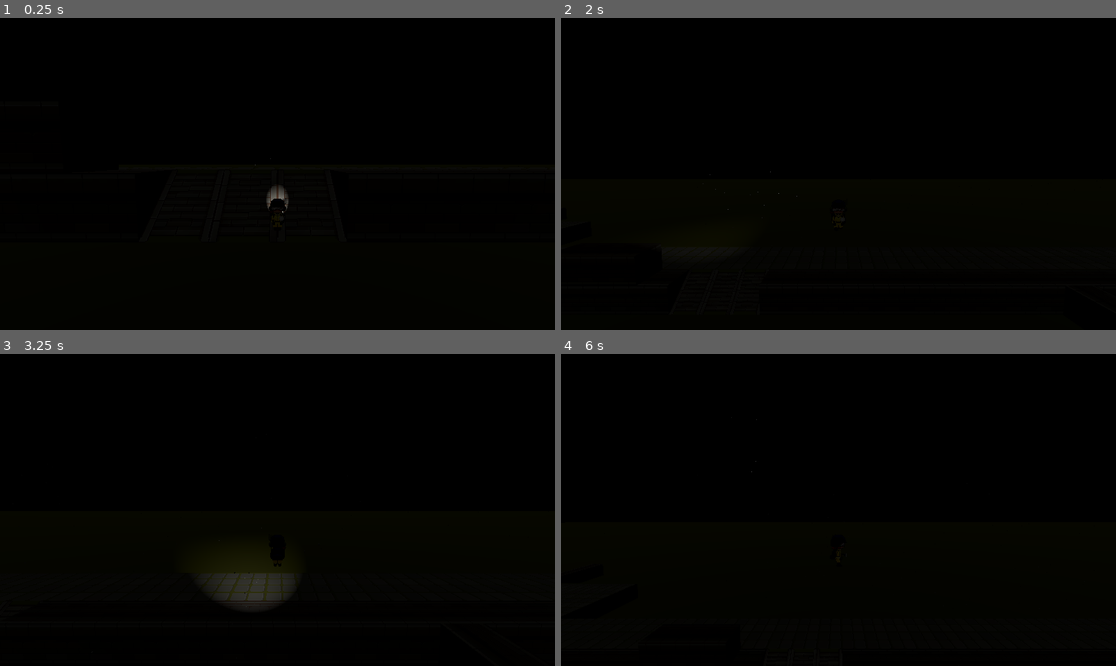
Above: before the commit, frames 1-4 (two rows, left to right).
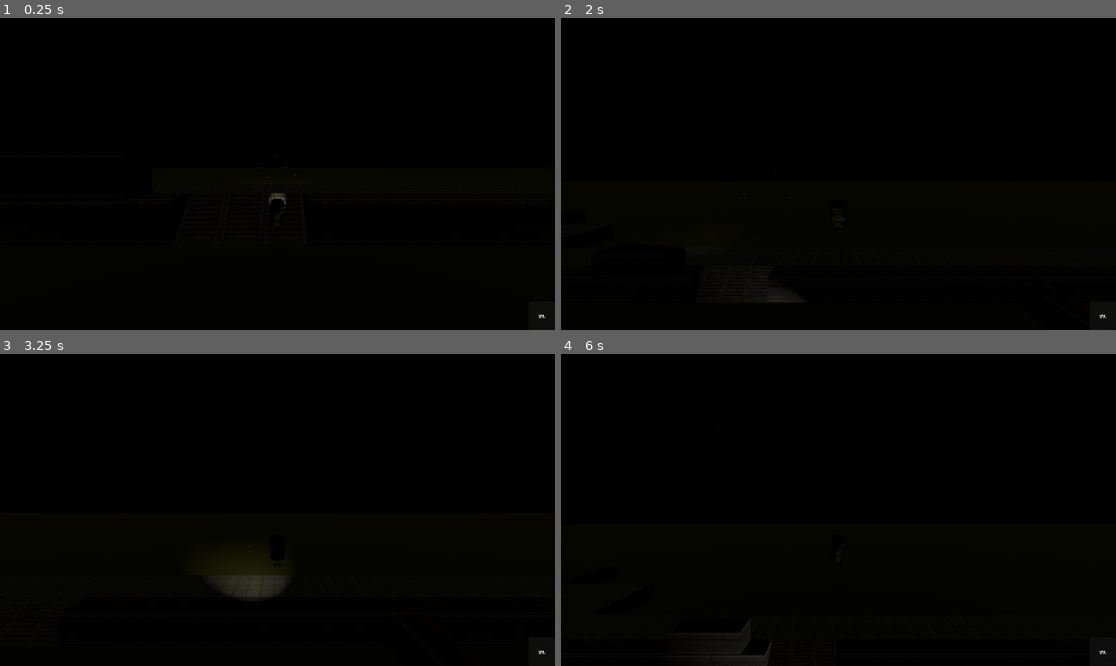
Above: after the commit, the same moments.

Repository: Ix-Tap3/Unlight
Game: Godot game, scene res://TEST.tscn
Two runs of this game, one before a commit and one after it. Both use one fixed random seed, a clock stepped at 60 frames per second and the inputs below. This scene is started directly instead of the project's main scene.
Inputs (mouse positions are in pixels of both pictures, inside the frame that each line leads up to):
- Up to frame 1 (0.25 s): no input
- Up to frame 2 (2 s): tap Enter (ui_accept) at 0.5, 0.77, 1.25, 1.52 s; move the mouse to (960, 158) at 0.52 s; hold D (right) 0.53-1.28 s; tap Mouse wheel down (lightsizedown) at 0.6 s; move the mouse to (727, 189) at 1.27 s; hold S (down) from 1.28 s (still down); tap Mouse wheel up (lightsizeup) at 1.35 s
- Up to frame 3 (3.25 s): move the mouse to (333, 441) at 2.02 s; release S (down) at 2.03 s; hold D (right) 2.03-2.78 s; tap Mouse wheel down (lightsizedown) at 2.1 s; tap Enter (ui_accept) at 2.75, 3.02 s; move the mouse to (249, 572) at 2.77 s; hold W (up) from 2.78 s (still down); tap Mouse wheel up (lightsizeup) at 2.85 s
- Up to frame 4 (6 s): move the mouse to (1005, 556) at 3.52 s; release W (up) at 3.53 s; hold A (left) 3.53-5.03 s; tap Mouse wheel down (lightsizedown) at 3.6, 5.1 s; tap Enter (ui_accept) at 3.77, 4.52, 5, 5.75 s; move the mouse to (672, 463) at 4.27 s; tap Mouse wheel up (lightsizeup) at 4.35, 5.85 s; move the mouse to (866, 510) at 5.02 s; hold S (down) 5.03-5.78 s; move the mouse to (755, 432) at 5.77 s; hold D (right) from 5.78 s (still down)

The runs differ from the first frame. In frame 1, 0.2% of the frame differs, in the area x 45-99%, y 44-97%; in frame 2, less than 0.1%; in frame 3, 0.6%, in the area x 36-99%, y 55-97%; in frame 4, 0.2%.

Commit message:
anim ventouse

Diff:
--- a/TEST.tscn
+++ b/TEST.tscn
@@ -1,7 +1,11 @@
 [gd_scene format=3 uid="uid://0mopx4glfp0e"]
 
 [ext_resource type="PackedScene" uid="uid://c2k3rv4feaqcs" path="res://scenes/school_level.tscn" id="1_7vw07"]
+[ext_resource type="PackedScene" uid="uid://bvln5ecg5bvq" path="res://scenes/Player/player.tscn" id="2_cd2k1"]
 
 [node name="Node3D" type="Node3D" unique_id=1398960605]
 
 [node name="SchoolLevel" parent="." unique_id=561773970 instance=ExtResource("1_7vw07")]
+
+[node name="Player" parent="." unique_id=1165552443 instance=ExtResource("2_cd2k1")]
+transform = Transform3D(1.5, 0, 0, 0, 1.5, 0, 0, 0, 1.5, 0, 0, 0)
--- a/project.godot
+++ b/project.godot
@@ -23,7 +23,6 @@
 
 window/size/viewport_width=1920
 window/size/viewport_height=1080
-window/size/mode=3
 
 [filesystem]
 
@@ -81,6 +80,11 @@
 "events": [Object(InputEventMouseButton,"resource_local_to_scene":false,"resource_name":"","device":-1,"window_id":0,"a …(253 unchanged characters)…
 ]
 }
+leftClick={
+"deadzone": 0.2,
+"events": [Object(InputEventMouseButton,"resource_local_to_scene":false,"resource_name":"","device":-1,"window_id":0,"alt_pressed":false,"shift_pressed":false,"ctrl_pressed":false,"meta_pressed":false,"button_mask":0,"position":Vector2(0, 0),"global_position":Vector2(0, 0),"factor":1.0,"button_index":1,"canceled":false,"pressed":false,"double_click":false,"script":null)
+]
+}
 
 [physics]
 
--- /dev/null
+++ b/scenes/Player/container.gd
@@ -0,0 +1,11 @@
+extends Container
+
+
+# Called when the node enters the scene tree for the first time.
+func _ready() -> void:
+	pass # Replace with function body.
+
+
+# Called every frame. 'delta' is the elapsed time since the previous frame.
+func _process(delta: float) -> void:
+	pass
--- a/scenes/Player/player.tscn
+++ b/scenes/Player/player.tscn
@@ -18,12 +18,18 @@
 [ext_resource type="Texture2D" uid="uid://sy10ljtp3kle" path="res://assets/HomeMade/Player/walk_back/MC_marche_dos2.png" id="16_o05ft"]
 [ext_resource type="Texture2D" uid="uid://cj6mogcixhxp4" path="res://assets/HomeMade/Player/walk_back/MC_marche_dos4.png" id="17_nbg44"]
 [ext_resource type="Texture2D" uid="uid://ck12x73o7ebxp" path="res://assets/HomeMade/Player/walk_back/MC_marche_dos3.png" id="18_jn0uf"]
+[ext_resource type="Texture2D" uid="uid://cg3fvsoexpmck" path="res://assets/HomeMade/Player/ventouse/ventouseface1.png" id="19_hxkm2"]
+[ext_resource type="Texture2D" uid="uid://b60vwd1y4hnqg" path="res://assets/HomeMade/Player/ventouse/ventouseface2.png" id="20_18ciy"]
+[ext_resource type="Texture2D" uid="uid://da5ux86qy7rnu" path="res://assets/HomeMade/Player/ventouse/ventousesideleftwalk1.png" id="21_cg2hl"]
+[ext_resource type="Texture2D" uid="uid://7dojr8pwydu5" path="res://assets/HomeMade/Player/ventouse/ventousesideleftwalk2.png" id="22_o05ft"]
+[ext_resource type="Texture2D" uid="uid://ly2ml533h4sg" path="res://assets/HomeMade/Player/ventouse/ventousesiderightwalk1.png" id="23_nbg44"]
+[ext_resource type="Texture2D" uid="uid://dgrojq2v2s01f" path="res://assets/HomeMade/Player/ventouse/ventousesiderightwalk2.png" id="24_jn0uf"]
 
 [sub_resource type="SeparationRayShape3D" id="SeparationRayShape3D_c4h5g"]
 
 [sub_resource type="CapsuleShape3D" id="CapsuleShape3D_18ciy"]
-radius = 0.4008789
-height = 0.8017578
+radius = 0.1508789
+height = 0.62475586
 
 [sub_resource type="SpriteFrames" id="SpriteFrames_hxkm2"]
 animations = [{
@@ -102,6 +108,39 @@
 "loop": true,
 "name": &"up",
 "speed": 10.0
+}, {
+"frames": [{
+"duration": 1.0,
+"texture": ExtResource("19_hxkm2")
+}, {
+"duration": 1.0,
+"texture": ExtResource("20_18ciy")
+}],
+"loop": true,
+"name": &"ventouse_front",
+"speed": 5.0
+}, {
+"frames": [{
+"duration": 1.0,
+"texture": ExtResource("21_cg2hl")
+}, {
+"duration": 1.0,
+"texture": ExtResource("22_o05ft")
+}],
+"loop": true,
+"name": &"ventouse_left",
+"speed": 5.0
+}, {
+"frames": [{
+"duration": 1.0,
+"texture": ExtResource("23_nbg44")
+}, {
+"duration": 1.0,
+"texture": ExtResource("24_jn0uf")
+}],
+"loop": true,
+"name": &"ventouse_right",
+"speed": 5.0
 }]
 
 [sub_resource type="CylinderShape3D" id="CylinderShape3D_c4h5g"]
@@ -120,12 +159,25 @@
 [node name="Camera3D" type="Camera3D" parent="SpringArm3D" unique_id=457525268]
 transform = Transform3D(1, 0, 0, 0, 0.9238194, 0.38282856, 0, -0.38282856, 0.9238194, 0, 1.4653292, 2.7137966)
 
+[node name="CanvasLayer" type="CanvasLayer" parent="SpringArm3D/Camera3D" unique_id=2116609942]
+
+[node name="ProgressBar" type="ProgressBar" parent="SpringArm3D/Camera3D/CanvasLayer" unique_id=1824444768]
+anchors_preset = 3
+anchor_left = 1.0
+anchor_top = 1.0
+anchor_right = 1.0
+anchor_bottom = 1.0
+offset_left = -91.0
+offset_top = -98.0
+grow_horizontal = 0
+grow_vertical = 0
+
 [node name="flash_light" parent="." unique_id=277005227 instance=ExtResource("4_c4h5g")]
 transform = Transform3D(-0.06453227, 0, -0.9979156, 0, 1, 0, 0.9979156, 0, -0.06453227, 0, 0, -0.016708255)
 spot_angle = 22.386946
 
 [node name="CollisionShape3D" type="CollisionShape3D" parent="." unique_id=577701851]
-transform = Transform3D(1, 0, 0, 0, 1, 0, 0, 0, 1, 0, 0.019042969, 0)
+transform = Transform3D(1, 0, 0, 0, 1, 0, 0, 0, 1, 0, -0.00036621094, 0)
 shape = SubResource("CapsuleShape3D_18ciy")
 
 [node name="AnimatedSprite3D" type="AnimatedSprite3D" parent="." unique_id=654218247]
@@ -133,7 +185,7 @@
 shaded = true
 texture_filter = 0
 sprite_frames = SubResource("SpriteFrames_hxkm2")
-animation = &"right"
+animation = &"ventouse_right"
 
 [node name="CameraRotationCooldown" type="Timer" parent="." unique_id=663444488]
 wait_time = 0.2
--- a/scenes/school_level.tscn
+++ b/scenes/school_level.tscn
@@ -19,7 +19,7 @@
 metadata/_editor_floor_ = Vector3(0, 2, 0)
 
 [node name="Player" parent="." unique_id=1165552443 instance=ExtResource("2_mmpar")]
-transform = Transform3D(0.75, 0, 0, 0, 0.75, 0, 0, 0, 0.75, 0, 0.426131, 0)
+transform = Transform3D(1.2, 0, 0, 0, 1.2, 0, 0, 0, 1.2, 0, 0.426131, 0)
 
 [node name="DirectionalLight3D" type="DirectionalLight3D" parent="." unique_id=806930488]
 transform = Transform3D(1, 0, 0, 0, 0.70710677, 0.70710677, 0, -0.70710677, 0.70710677, 0, 14, 0.64416504)
--- a/scripts/player.gd
+++ b/scripts/player.gd
@@ -20,10 +20,8 @@
 	if angle == 'L':
 		angle_cible += deg_to_rad(-45)
 
+func _anim():
 
-
-
-func _anim():
 	if (Input.is_action_pressed("down")):
 		animSprite.play("down")
 	elif(Input.is_action_pressed("up")):
@@ -32,8 +30,6 @@
 		animSprite.play("left")
 	elif(Input.is_action_pressed("right")):
 		animSprite.play("right")
-	else :
-		animSprite.play("idle")
 
 func _process(delta: float) -> void:
 	var mouse_pos = get_viewport().get_mouse_position()
@@ -63,7 +59,7 @@
 		velocity.x = direction.x * SPEED
 		velocity.z = direction.z * SPEED
 	else:
-		animSprite.play("idle")
+		animSprite.stop()
 		velocity.z = 0
 		velocity.x = 0
 	if (Input.is_action_pressed("rotateleft") && canrotate):
@@ -77,14 +73,11 @@
 	rotation.y = lerp_angle(rotation.y, angle_cible, 10 * delta)
 	move_and_slide()
 
-
 func _on_camera_rotation_cooldown_timeout() -> void:
 	canrotate = true
 
 func _on_torch_blinking_timeout() -> void:
 	torch_count -= 1
-	print("count : ", torch_count)
-	print("light : ", torch_light.light_energy)
 	if (torch_count == 0):
 		torch_blink = false
 		torch_count = 3
@@ -96,13 +89,10 @@
 		else:
 			torch_light.light_energy = 1
 
-
 func _torch_blink():
 		blinkTimer.start()
-
 
 func _on_area_3d_body_entered(body: Node3D) -> void:
 		if (body.is_in_group("monstre") && torch_blink == false):
 			torch_blink = true
 			_torch_blink()
-		#_torch_blinking(body)sd
Binary file added: assets/HomeMade/Player/ventouse/ventouseface1.png
Not shown, added: assets/HomeMade/Player/ventouse/ventouseface1.png.import
Binary file added: assets/HomeMade/Player/ventouse/ventouseface2.png
Not shown, added: assets/HomeMade/Player/ventouse/ventouseface2.png.import
Binary file added: assets/HomeMade/Player/ventouse/ventousesideleftwalk1.png
Not shown, added: assets/HomeMade/Player/ventouse/ventousesideleftwalk1.png.import
Binary file added: assets/HomeMade/Player/ventouse/ventousesideleftwalk2.png
Not shown, added: assets/HomeMade/Player/ventouse/ventousesideleftwalk2.png.import
Binary file added: assets/HomeMade/Player/ventouse/ventousesiderightwalk1.png
Not shown, added: assets/HomeMade/Player/ventouse/ventousesiderightwalk1.png.import
Binary file added: assets/HomeMade/Player/ventouse/ventousesiderightwalk2.png
Not shown, added: assets/HomeMade/Player/ventouse/ventousesiderightwalk2.png.import
(and 1 more such lines)
